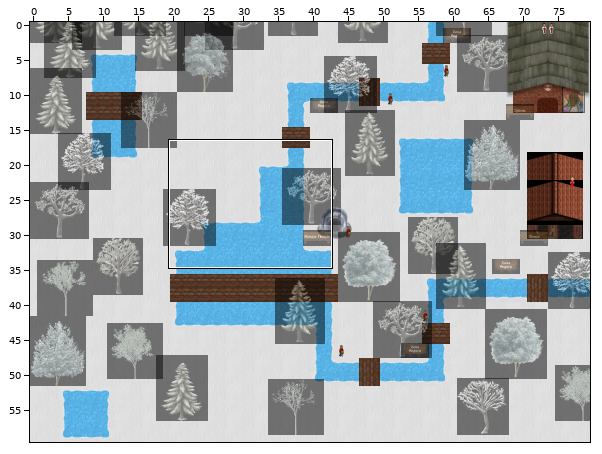
Two versions of a level (Tiled map (JSON), Common/assets/Maps/2.json). The first picture is a wide view before the edit; the outline marks the close-up.
Close-up. Before the edit:
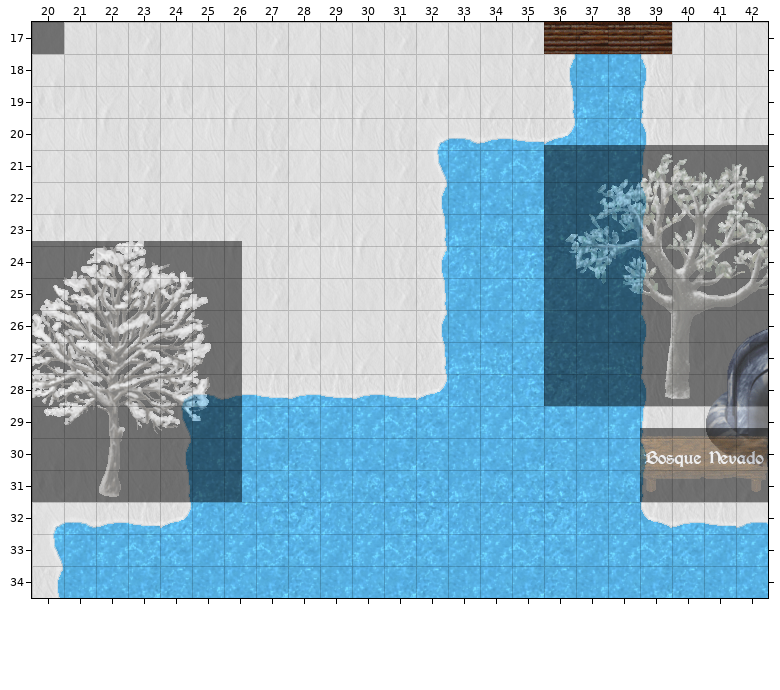
Cells are 32x32 px. Shown: x 20..42, y 17..34. The commit also changed other parts of the map, which this record leaves out.
Now the later version:
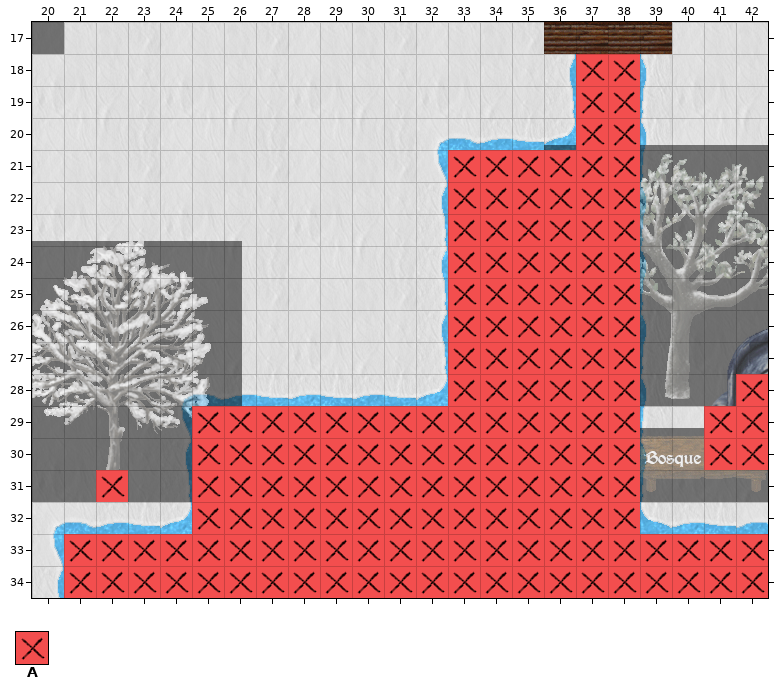
Key: from "metadata": A 0 "collision".
_ is an empty cell.
Tiles of an added or newly shown layer are drawn over the layers below it.
From old to new:
Changed rows in their new state; . is an unchanged cell.
Layer "Collision" (now shown):
first column x 21:
18 ................AA....
19 ................AA....
20 ................AA....
21 ............AAAAAA....
22 ............AAAAAA....
23 ............AAAAAA....
24 ............AAAAAA....
25 ............AAAAAA....
26 ............AAAAAA....
27 ............AAAAAA....
28 ............AAAAAA...A
29 ....AAAAAAAAAAAAAA..AA
30 ....AAAAAAAAAAAAAA..AA
31 .A..AAAAAAAAAAAAAA....
32 ....AAAAAAAAAAAAAA....
33 AAAAAAAAAAAAAAAAAAAAAA
34 AAAAAAAAAAAAAAAAAAAAAA
